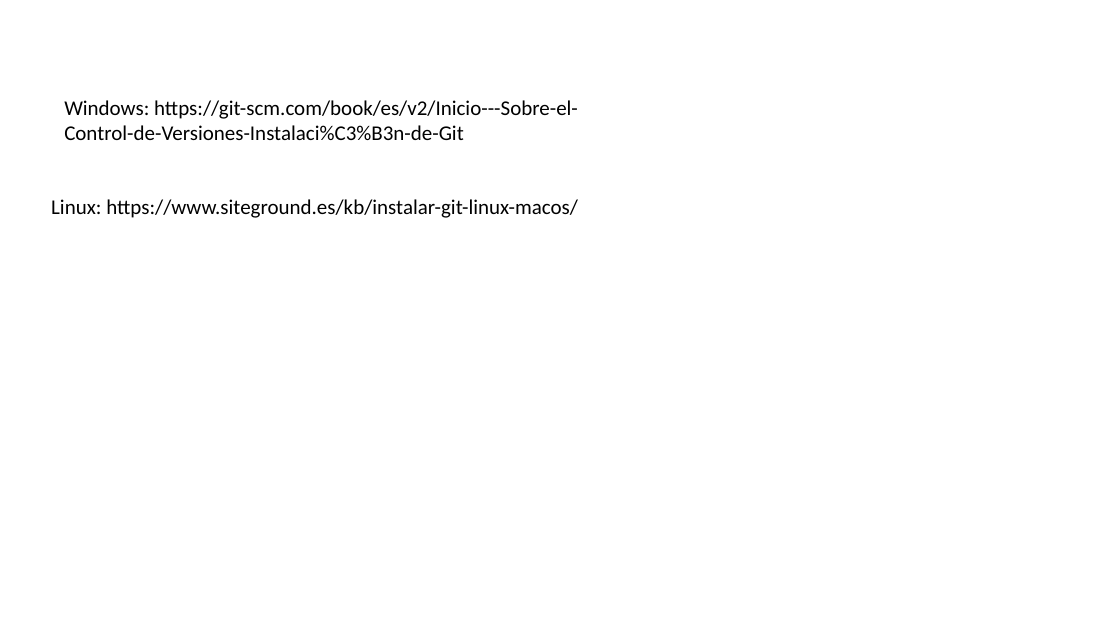
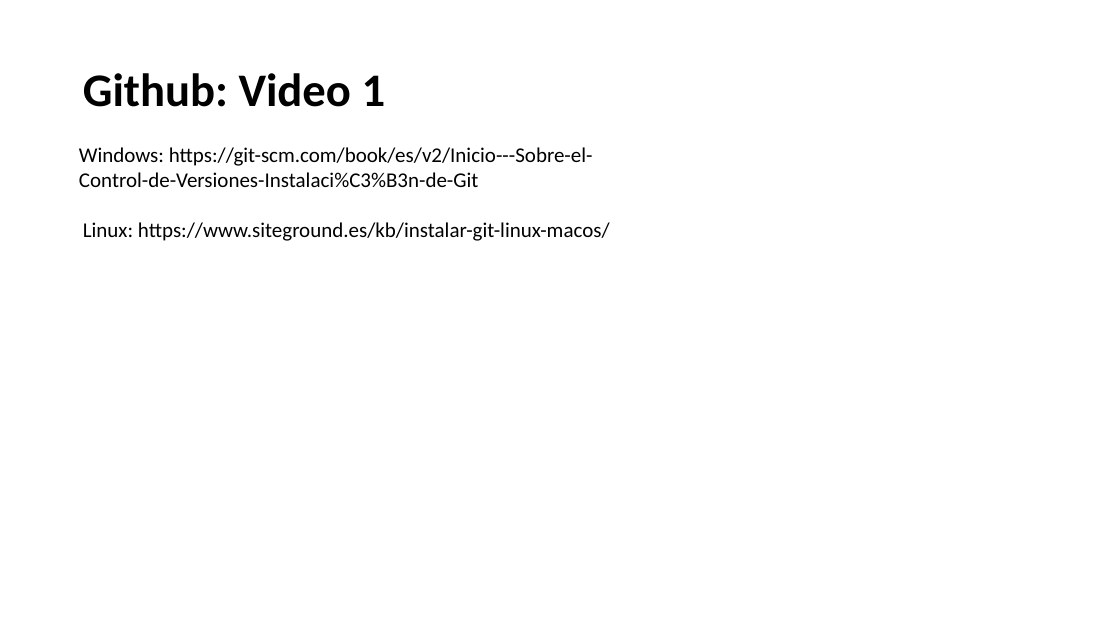
Before and after one commit to giovanemere/GrupoEstudioSterling, a slide deck: slide 3 of RoadMap.pptx. Drawn at 1120x630 pixels with LibreOffice and Linux fonts; fonts in the diff are those of the drawing. Boxes give left, top, right and bottom in pixels: in the first picture for what was removed or moved away, otherwise in the second. Text is boxed around its words. In the diff, an @@ line names an element or a change of style, - is before the commit and + after.

```diff
--- a/RoadMap.pptx
+++ b/RoadMap.pptx
@@ text added at bbox=[83, 73, 386, 107], 40 pt, text #000000, bold @@
+Github: Video 1
@@ text "Windows: https://git-scm.com/book/es/v2/Inicio---Sobre-el-Co ...": place and size @@
-text "Windows: https://git-scm.com/book/es/v2/Inicio---Sobre-el-Co ..." at bbox=[64, 100, 578, 140]
+text "Windows: https://git-scm.com/book/es/v2/Inicio---Sobre-el-Co ..." at bbox=[79, 147, 593, 187]
@@ text "Linux: https://www.siteground.es/kb/instalar-git-linux-macos ...": place and size @@
-text "Linux: https://www.siteground.es/kb/instalar-git-linux-macos ..." at bbox=[51, 199, 578, 218]
+text "Linux: https://www.siteground.es/kb/instalar-git-linux-macos ..." at bbox=[83, 222, 610, 241]
```
Also in this commit, not shown: 1 slide added.
